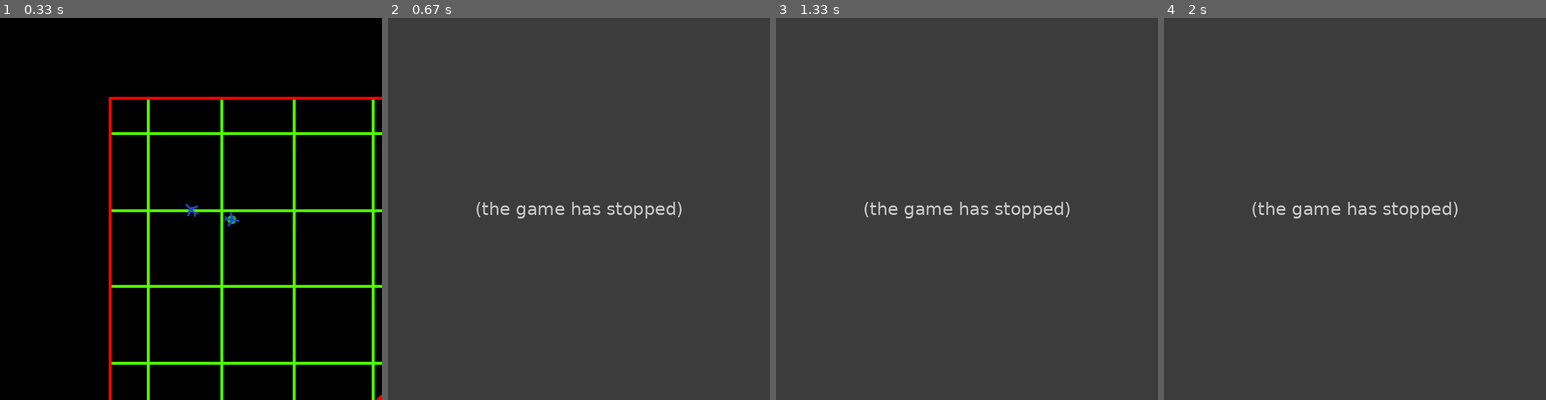
Above: before the commit, frames 1-4 (left to right).
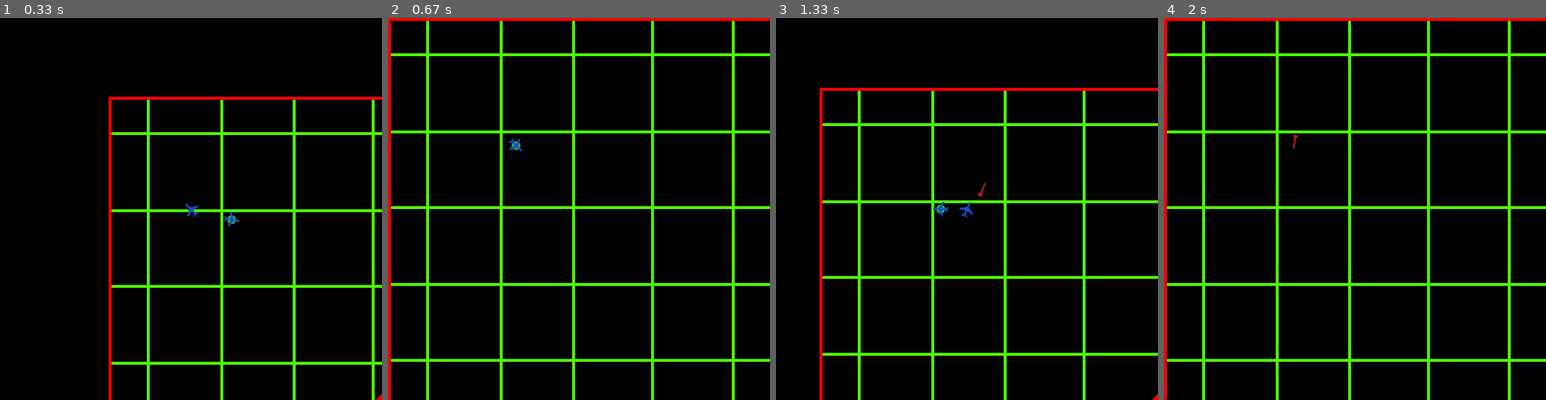
Above: after the commit, the same moments.

Repository: Mi-LeV/AWACS
Game: pygame game, started from main.py
Two runs of this game, one before a commit and one after it. Both use one fixed random seed, a clock stepped at 60 frames per second and the inputs below.
Inputs (mouse positions are in pixels of both pictures, inside the frame that each line leads up to):
- Up to frame 1 (0.33 s): no input
- Up to frame 2 (0.67 s): tap K at 0.33 s
- Up to frame 3 (1.33 s): tap Space at 0.67 s; click (1024, 75) at 1.1 s
- Up to frame 4 (2 s): click (1217, 197) at 1.43 s; tap Space at 1.73 s; click (1335, 308) at 1.8 s; tap K at 1.82 s

Frame 1 is identical in both runs. In frame 2, 100% of the frame differs, in the area x 0-100%, y 0-100%; in frame 3, 100%; in frame 4, 100%.
Error before the commit: IndexError: list index out of range (main.py line 104); the game stopped at 0.4 s (later frames are placeholders)

Commit message:
minimap (icones)

Diff:
--- a/classes.py
+++ b/classes.py
@@ -430,6 +430,8 @@
             self.corps = pygame.image.load(var.img_iconEnnemy).convert_alpha()
         elif iconType == "friend":
             self.corps = pygame.image.load(var.img_iconFriend).convert_alpha()
+        elif iconType == "objective":
+            self.corps = pygame.image.load(var.img_iconObjective).convert_alpha()
 
     def delete(self):
         var.refreshIconlist.remove(self)
--- a/main.py
+++ b/main.py
@@ -100,20 +100,24 @@
     for notif in var.refreshNotifList:
         fenetre.blit(notif.corps,(100,0))
 
-    for objet in var.refreshList:
-        if type(objet) != classes.Missile and objet.friendly != var.playerList[0].friendly:
-            newIconList = list(filter(lambda x: x<-10 or x > 650, var.playerList[0].camera.apply(objet.rect)))
-            if newIconList:
-                classes.Icon(var.playerList[0].camera.apply((objet.x,objet.y)),"ennemy")
+    try:
+        for objet in var.refreshList: #test si un ennemi est hors de vue du joueur
+            if type(objet) != classes.Missile and objet.friendly != var.playerList[0].friendly:
+                newIconList = list(filter(lambda x: x<-10 or x > 650, var.playerList[0].camera.apply(objet.rect)))
+                if newIconList:
+                    classes.Icon(var.playerList[0].camera.apply((objet.x,objet.y)),"ennemy")#creation de l'icone
 
-        if type(objet) != classes.Missile and objet.friendly == var.playerList[0].friendly:
-            newIconList = list(filter(lambda x: x<-10 or x > 650, var.playerList[0].camera.apply(objet.rect)))
-            if newIconList:
-                classes.Icon(var.playerList[0].camera.apply((objet.x,objet.y)),"friend")
+            #test si un ami est hors de vue du joueur
+            if type(objet) != classes.Missile and objet.friendly == var.playerList[0].friendly:
+                newIconList = list(filter(lambda x: x<-10 or x > 650, var.playerList[0].camera.apply(objet.rect)))
+                if newIconList:
+                    classes.Icon(var.playerList[0].camera.apply((objet.x,objet.y)),"friend")#creation de l'icone
+    except IndexError:pass
+
 
     for icon in var.refreshIconlist:
-        fenetre.blit(icon.corps,(icon.x,icon.y))
-        icon.delete()
+        fenetre.blit(icon.corps,(icon.x,icon.y))#on affiche les icones
+        icon.delete()#puis on les delete
 
 
 
--- a/variables.py
+++ b/variables.py
@@ -1,16 +1,21 @@
 MAP_LIMITS = 2000
+
 refreshList = []
 hitList = []
 playerList = []
 refreshNotifList = []
 refreshIconlist = []
+
 img_icon = "sprite_plane_red_player.png"
 img_plane_default = "sprite_plane_default.png"
 img_red_player = "sprite_plane_red_player.png"
 img_red_IA = "sprite_plane_red_IA.png"
 img_blue_player = "sprite_plane_blue_player.png"
 img_blue_IA = "sprite_plane_blue_IA.png"
+
 img_fond = "fond.png"
 img_fondNoir = "fondNoir.png"
+
 img_iconEnnemy = "img_iconEnnemy.png"
 img_iconFriend = "img_iconFriend.png"
+img_iconObjective = "img_iconObjective.png"
Binary file added: img_iconObjective.png
Not shown, changed: roadmap
